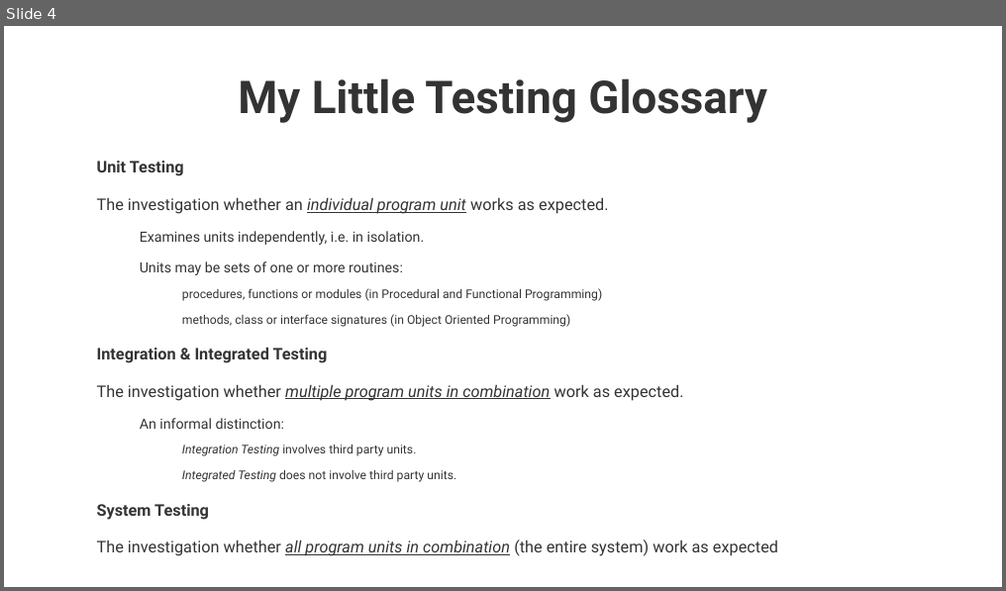
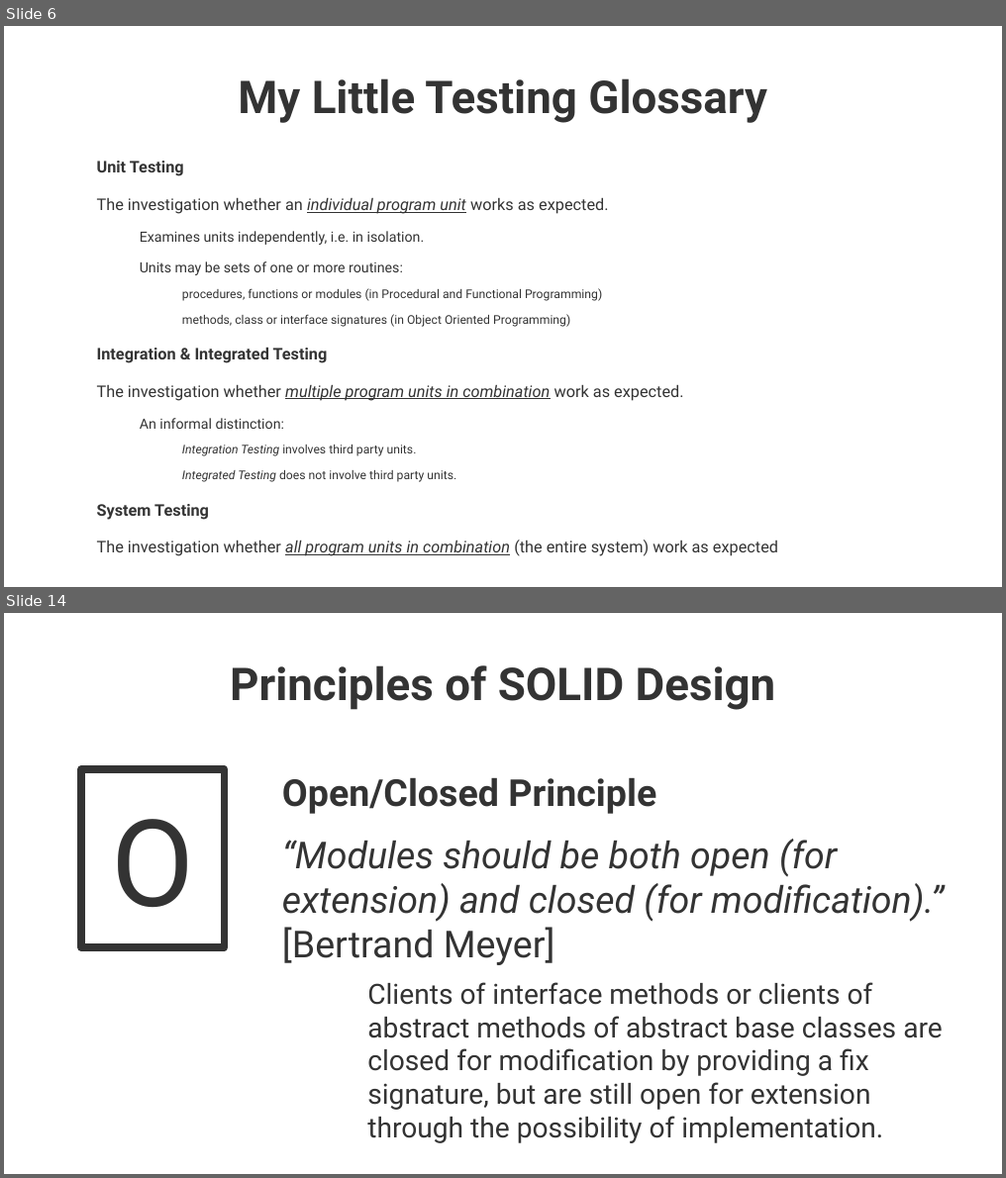
Before and after one commit to maxmeffert/SystemTesting, a slide deck: Presentation/Presentation.odp. Shown one above the other, each under a label of ours: slide 4 before the commit, slides 6 and 14 after it; the slides between them are not shown. The pictures are 1006x591 and 1006x1178 pixels, drawn with LibreOffice and Linux fonts; fonts in the diff are those of the drawing; background and template pictures are left out. Boxes give left, top, right and bottom in pixels: in the first picture for what was removed or moved away, otherwise in the second. Text is boxed around its words. In the diff, an @@ line names an element or a change of style, - is before the commit and + after.

```diff
--- a/Presentation/Presentation.odp
+++ b/Presentation/Presentation.odp
@@ slide 14 added at <box>4,613,1002,1174</box>, background picture (left out) @@
@@ title added at <box>230,665,776,710</box>, 36 pt, text #333333, bold @@
+Principles of SOLID Design
@@ rectangle added at <box>81,769,224,948</box>, outline #333333 6.01 pt, 96 pt, text #333333 @@
+O
@@ text added at <box>282,778,944,1144</box>, 22.2 pt, text #333333 @@
+Open/Closed Principle
+“Modules should be both open (for extension) and closed (for modification).” [Bertrand Meyer]
+    Clients of interface methods or clients of abstract methods of abstract base classes are closed for modification by providing a fix signature, but are still open for extension through the possibility of implementation.
@@ what was slide 4 is now slide 6 @@
```
Also in this commit, not shown: 5 slides changed, 9 other slides added, 3 slides removed, 1 other file.
